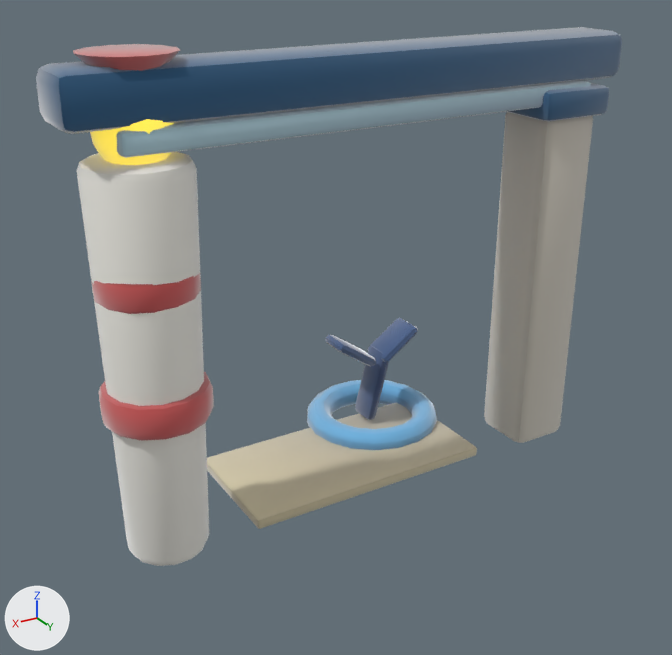
A saved change to the glTF model assets/models/gates/1dd2908a.glb.
Camera for both pictures: a camera (50 mm lens) standing at (4.08, 6.29, 4.78) and looking at (0.14, -0.27, 1.5). Lighting does not change. The marker at lower left points along +X, +Y and +Z. The older version comes first. Vertices at exactly the same position are counted once.

Objects in the first picture: 'gate_1dd2908a'.
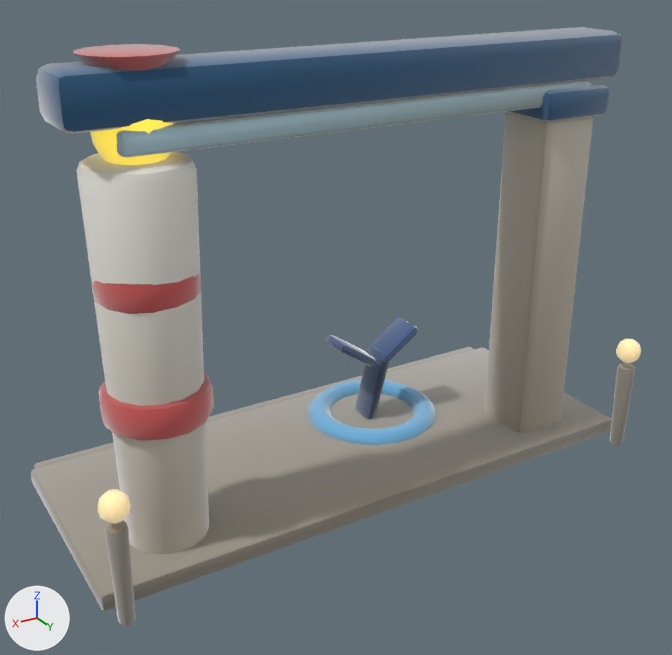
The change, as a list of edits to the scene's bpy script:
```text
Add mat_clay__9e978a_0_93:
    mat_clay__9e978a_0_93 = bpy.data.materials.new('clay_#9E978A_0.93_-')
    # nodes: BsdfPrincipled, Mix, OutputMaterial, VertexColor
    # colours: grey #9e978a, mixed with the vertex colours
Add mat_clay__ffe2a8_0_95__ffe2a8:
    mat_clay__ffe2a8_0_95__ffe2a8 = bpy.data.materials.new('clay_#FFE2A8_0.95_#FFE2A8')
    # nodes: BsdfPrincipled, Mix, OutputMaterial, VertexColor
    # colours: beige #bca67a, beige #ffe2a8, mixed with the vertex colours
Add mat_clay__b9b2a2_0_93:
    mat_clay__b9b2a2_0_93 = bpy.data.materials.new('clay_#B9B2A2_0.93_-')
    # nodes: BsdfPrincipled, Mix, OutputMaterial, VertexColor
    # colours: grey #b9b2a2, mixed with the vertex colours
Change me_gate_1dd2908a:
    used by ob_gate_1dd2908a; location = (0.0, 0.0, 0.0)
    remove me_gate_1dd2908a.from_pydata(...)  # 1343 vertices, 2638 faces; spans x -2.52..2.52, y -1.52..0.43, z -0.01..4.02
    add me_gate_1dd2908a.from_pydata(...)  # 1843 vertices, 3610 faces; spans x -2.69..2.69, y -1.71..0.83, z -0.01..4.02
    me_gate_1dd2908a part 1: the loose piece of 56 vertices spanning x -1.2..1.2, y -1.0..0.2, z 0.0..0.1 is copied, and the copy is multiplied about its middle by the matrix ((2.249, -0.007, 0.0), (0.001, 1.748, 0.0), (0.001, -0.006, 1.6)), then moved by (0.0, -0.1, 0.03), in mat_clay__9e978a_0_93; it spans x -2.69..2.69, y -1.55..0.55, z 0.0..0.16
    me_gate_1dd2908a part 2: a new loose piece, a UV sphere (10 segments, 6 rings, poles along z) spanning x 2.44..2.68, y 0.61..0.83, z 0.9..1.14, in mat_clay__ffe2a8_0_95__ffe2a8
    me_gate_1dd2908a part 3: a new loose piece of 114 vertices spanning x -2.64..-2.48, y 0.64..0.8, z 0.0..0.86, in mat_clay__9e978a_0_93
    me_gate_1dd2908a part 4: a new loose piece of 114 vertices spanning x 2.48..2.64, y 0.64..0.8, z 0.0..0.86, in mat_clay__9e978a_0_93
    me_gate_1dd2908a part 5: a new loose piece of 56 vertices spanning x -2.61..2.62, y -1.71..-1.37, z 0.0..0.12, in mat_clay__9e978a_0_93
    me_gate_1dd2908a part 6: a new loose piece of 52 vertices spanning x -2.68..-2.44, y 0.61..0.83, z 0.9..1.14, in mat_clay__ffe2a8_0_95__ffe2a8
    me_gate_1dd2908a part 7: 2541 kept faces spanning x -2.52..2.52, y -1.52..0.43, z -0.01..4.02 get new vertex colours
    other edits to the shape of me_gate_1dd2908a do not show in these pictures
    add me_gate_1dd2908a.materials.append(mat_clay__9e978a_0_93)
    add me_gate_1dd2908a.materials.append(mat_clay__b9b2a2_0_93)
    add me_gate_1dd2908a.materials.append(mat_clay__ffe2a8_0_95__ffe2a8)
```

Location of each change, (x1, y1, x2, y2) in pixels of the pictures (672 x 655 px):
'gate_1dd2908a', reshaped (11% taller): before (36, 27, 622, 566); after (31, 27, 641, 626)
part 1 of me_gate_1dd2908a, added: after (31, 348, 612, 611)
part 2 of me_gate_1dd2908a, added (beige): after (98, 489, 131, 524)
part 3 of me_gate_1dd2908a, added: after (610, 363, 635, 445)
part 4 of me_gate_1dd2908a, added: after (105, 520, 136, 626)
part 5 of me_gate_1dd2908a, added (mostly hidden): after (34, 347, 475, 469)
part 6 of me_gate_1dd2908a, added (beige): after (616, 338, 641, 363)
part 7 of me_gate_1dd2908a, recoloured: before (97, 94, 579, 566); after (97, 94, 579, 554)
